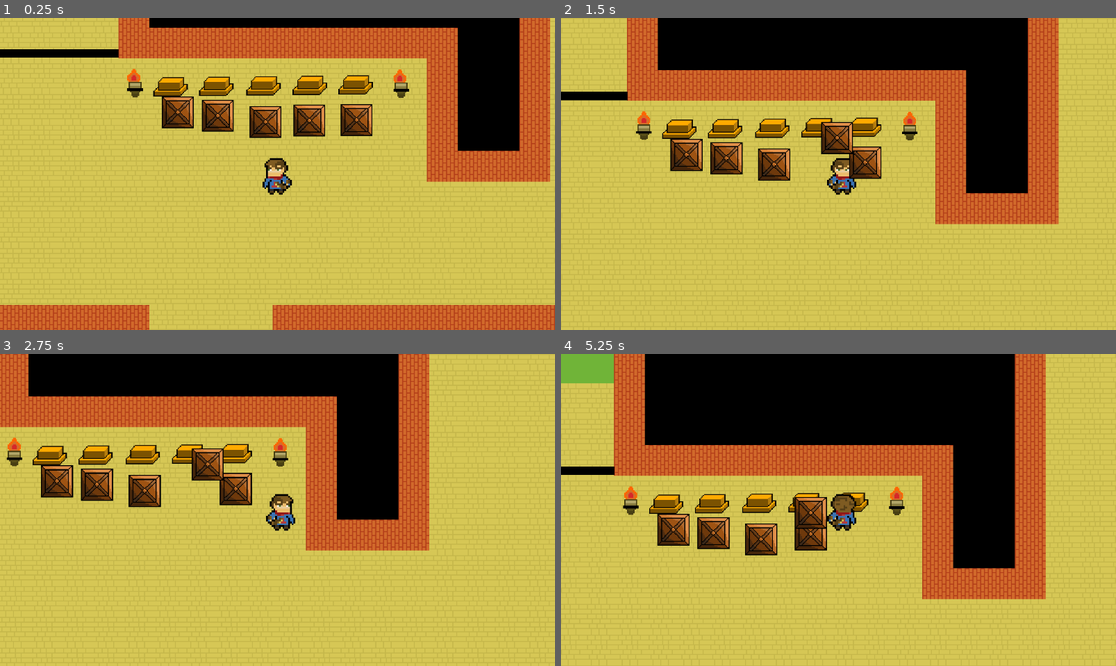
Above: before the commit, frames 1-4 (two rows, left to right).
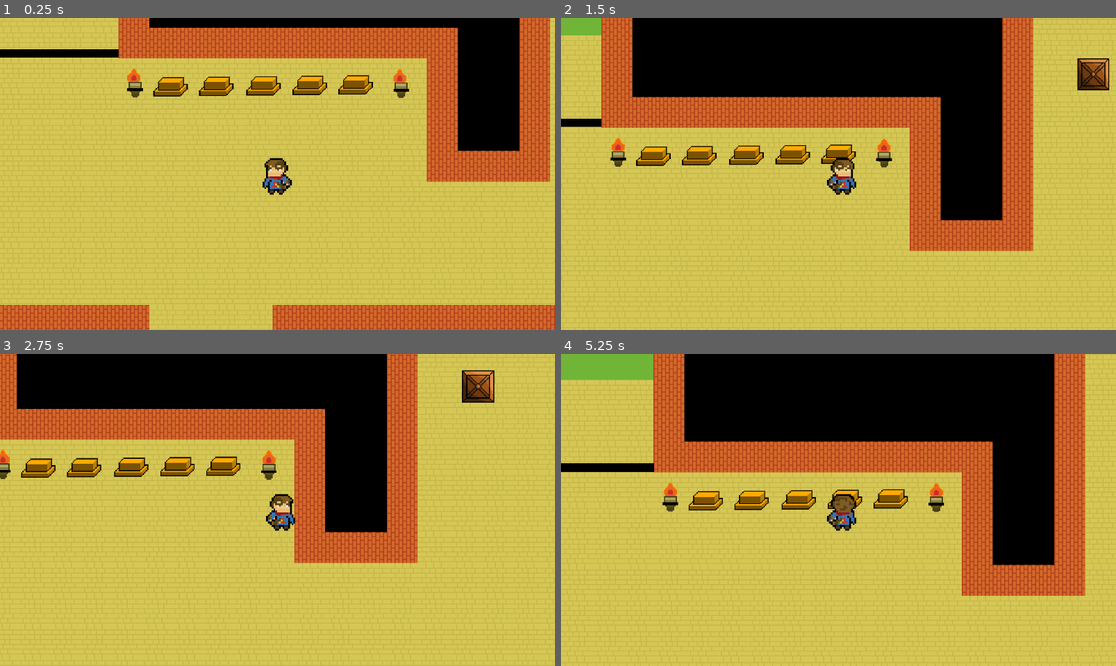
Above: after the commit, the same moments.

Repository: yehorscode/sacrifice
Game: Godot game, scene res://Scenes/stage_0.tscn
The game is run twice, just before and just after one commit, with the same random seed, the same clock (stepped at 60 frames per second) and the same inputs.
Inputs:
- Up to frame 1 (0.25 s): no input
- Up to frame 2 (1.5 s): tap Enter at 0.5 s; hold D (D_Right) 0.53-1.28 s; hold W (W_Foward) 0.53-1.28 s; hold S (S_Backwards) from 1.28 s (still down); tap W (W_Foward) at 1.35 s
- Up to frame 3 (2.75 s): release S (S_Backwards) at 2.03 s; hold D (D_Right) from 2.03 s (still down); hold W (W_Foward) from 2.03 s (still down)
- Up to frame 4 (5.25 s): release W (W_Foward) at 2.78 s; tap W (W_Foward) at 2.85, 4.35 s; release D (D_Right) at 3.53 s; hold W (W_Foward) 3.53-4.28 s; hold A (A_Left) 3.53-5.03 s; hold S (S_Backwards) from 5.03 s (still down); hold W (W_Foward) from 5.03 s (still down)

The runs differ from the first frame. In frame 1, 3.0% of the frame differs, in the area x 29-68%, y 25-39%; in frame 2, 31%, in the area x 0-99%, y 0-75%; in frame 3, 18%; in frame 4, 29%.

Commit message:
put boxes all around the map

Diff:
--- a/Scenes/stage_0.tscn
+++ b/Scenes/stage_0.tscn
@@ -149,7 +149,7 @@
 [node name="Crate2" type="RigidBody2D" parent="."]
 z_index = 2
 texture_filter = 1
-position = Vector2(-850, 576)
+position = Vector2(-323, 337)
 physics_material_override = SubResource("PhysicsMaterial_ro56c")
 lock_rotation = true
 script = ExtResource("6_f8d1k")
@@ -166,7 +166,7 @@
 [node name="Crate3" type="RigidBody2D" parent="."]
 z_index = 2
 texture_filter = 1
-position = Vector2(-948, 577)
+position = Vector2(-159, -149)
 physics_material_override = SubResource("PhysicsMaterial_ro56c")
 lock_rotation = true
 script = ExtResource("6_f8d1k")
@@ -183,7 +183,7 @@
 [node name="Crate4" type="RigidBody2D" parent="."]
 z_index = 2
 texture_filter = 1
-position = Vector2(-1039, 580)
+position = Vector2(-1513, 1275)
 physics_material_override = SubResource("PhysicsMaterial_ro56c")
 lock_rotation = true
 script = ExtResource("6_f8d1k")
@@ -200,7 +200,7 @@
 [node name="Crate5" type="RigidBody2D" parent="."]
 z_index = 2
 texture_filter = 1
-position = Vector2(-1138, 567)
+position = Vector2(-2318, 315)
 physics_material_override = SubResource("PhysicsMaterial_ro56c")
 lock_rotation = true
 script = ExtResource("6_f8d1k")
@@ -217,7 +217,7 @@
 [node name="Crate6" type="RigidBody2D" parent="."]
 z_index = 2
 texture_filter = 1
-position = Vector2(-1221, 560)
+position = Vector2(-190, 1409)
 physics_material_override = SubResource("PhysicsMaterial_ro56c")
 lock_rotation = true
 script = ExtResource("6_f8d1k")
@@ -394,6 +394,7 @@
 [node name="CanvasLayer" type="CanvasLayer" parent="finish"]
 
 [node name="ColorRect" type="ColorRect" parent="finish/CanvasLayer"]
+visible = false
 offset_left = -3310.0
 offset_top = -1228.0
 offset_right = -1390.0
